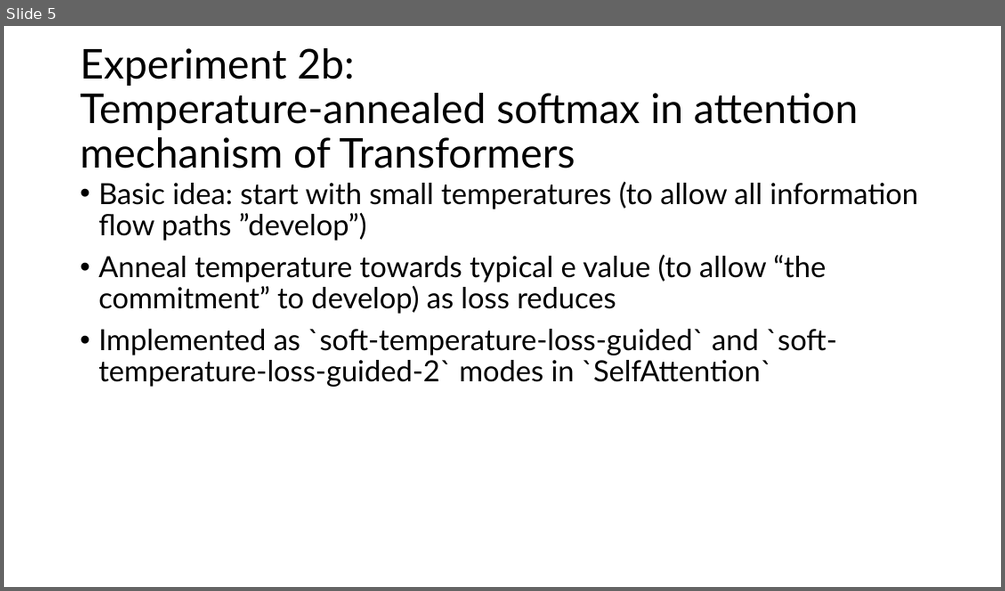
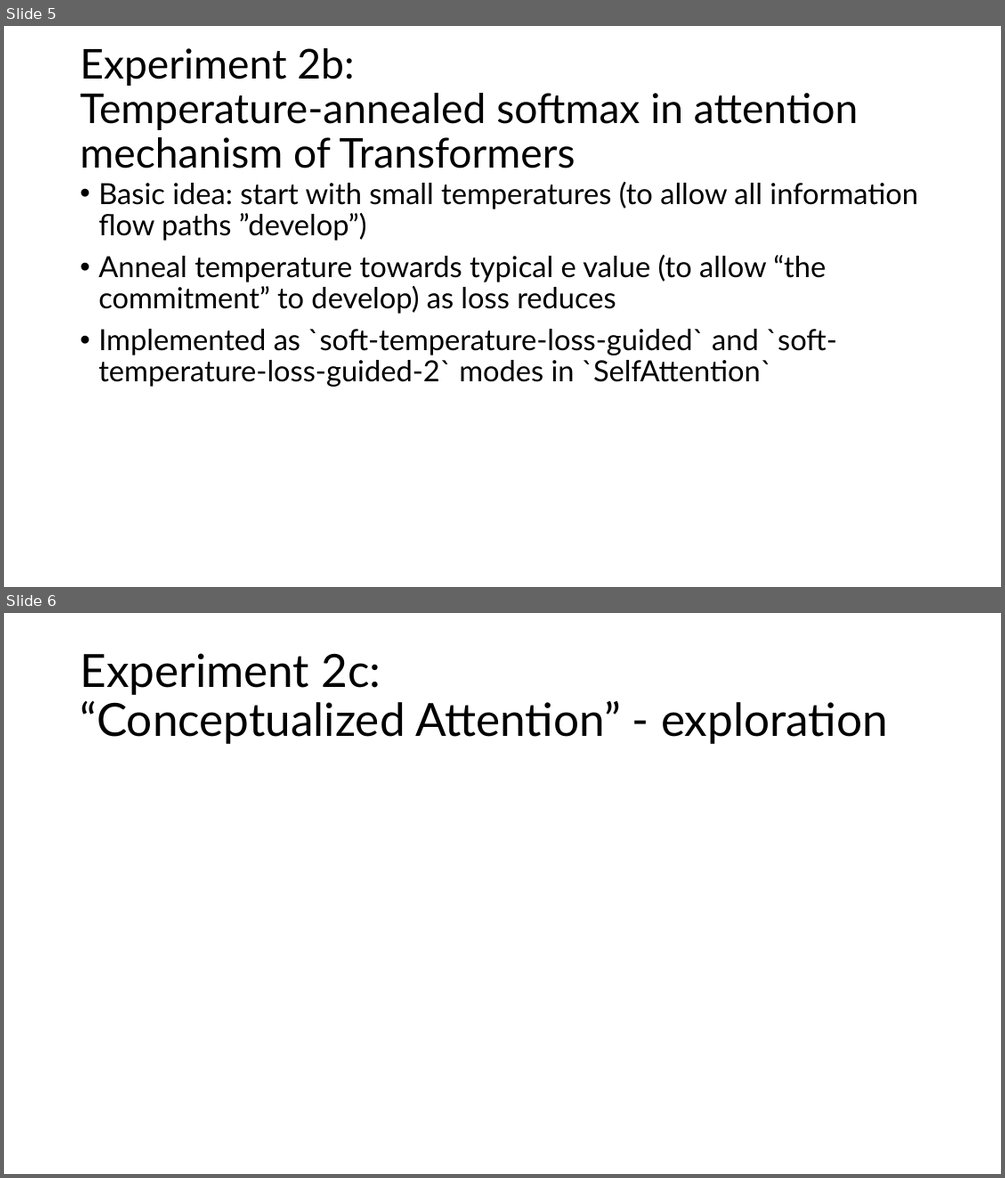
Before and after one commit to AlexTunlaw/eru, a slide deck: notes/2024 12 25 experiment 2.pptx. Shown one above the other, each under a label of ours: slide 5 before the commit, slides 5 and 6 after it. The pictures are 1005x591 and 1005x1178 pixels, drawn with LibreOffice and Linux fonts; fonts in the diff are those of the drawing. Boxes give left, top, right and bottom in pixels: in the first picture for what was removed or moved away, otherwise in the second. Text is boxed around its words. In the diff, an @@ line names an element or a change of style, - is before the commit and + after.

Commit message:
made conceptualize self attention work; big O estimates

```diff
--- a/notes/2024 12 25 experiment 2.pptx
+++ b/notes/2024 12 25 experiment 2.pptx
@@ slide 6 added at (4,613,1001,1174), background #FFFFFF @@
@@ title added at (80,653,888,744), 44 pt, text #000000 @@
+Experiment 2c:
+“Conceptualized Attention” - exploration
```
Also in this commit, not shown: 2 slides changed, 2 other slides added, 7 other files.
